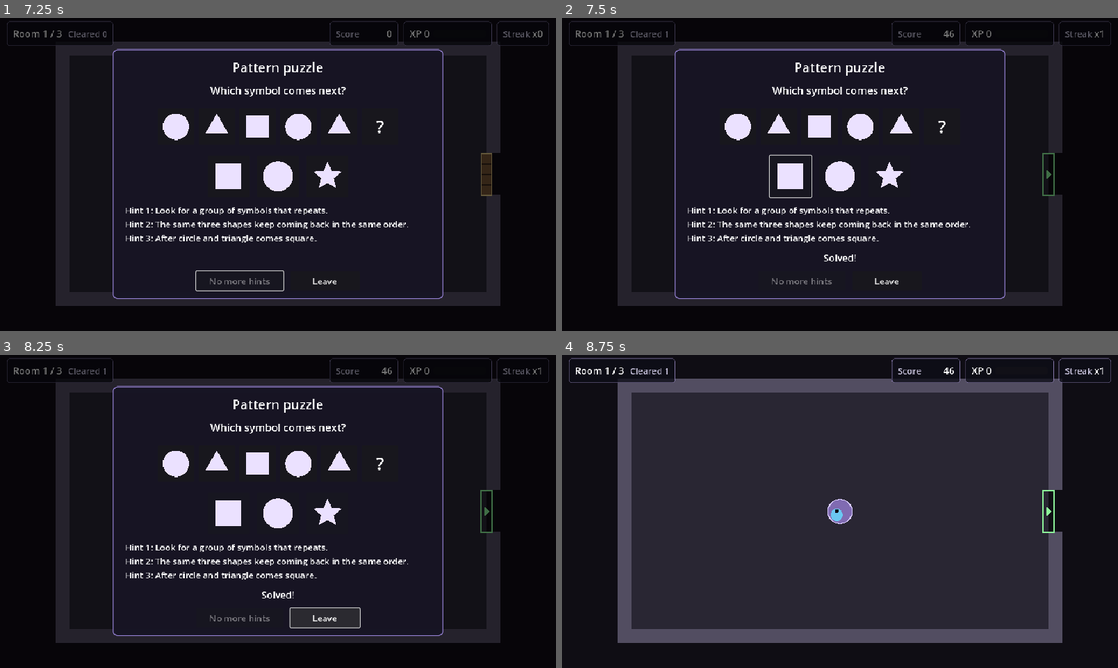
Above: before the commit, frames 1-4 (two rows, left to right).
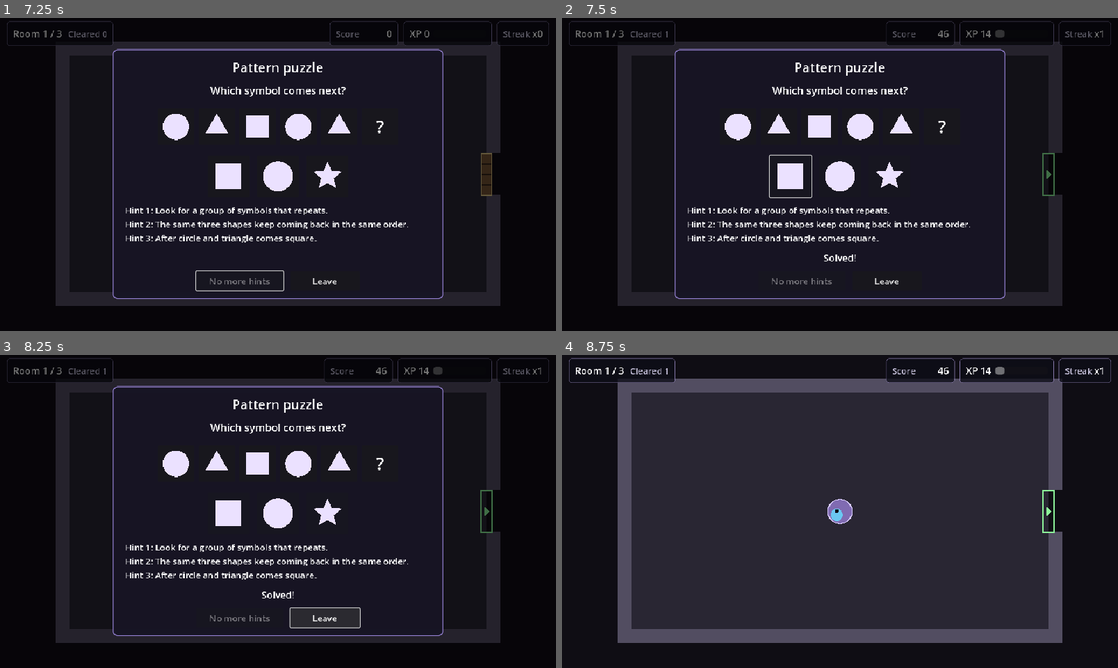
Above: after the commit, the same moments.

Repository: M-Mashreghi/MindForge
Game: Godot game, scene res://game/scenes/main/main.tscn
Same seed, same stepped clock (60 frames per second), same inputs: the game is played once before the commit and once after it.
Inputs (mouse positions are in pixels of both pictures, inside the frame that each line leads up to):
- Up to frame 1 (7.25 s): click "New Run" at 0.5 s; tap Enter at 1.25 s; hold D (move_right) 1.28-2.03 s; hold E (interact) 1.28-2.03 s; hold S (move_down) 2.03-2.78 s; tap E (interact) at 2.1, 3.6 s; hold D (move_right) 2.78-3.53 s; hold E (interact) 2.78-3.53 s; hold W (move_up) 3.53-4.28 s; hold A (move_left) 4.28-5 s; hold E (interact) 4.28-5 s; click "Hint (3 left)" at 5 s; click "Hint (2 left)" at 5.75 s; click "Hint (1 left)" at 6.5 s
- Up to frame 2 (7.5 s): click (789, 177) at 7.27 s
- Up to frame 3 (8.25 s): click "Leave" at 8 s
- Up to frame 4 (8.75 s): no input

Frame 1 is identical in both runs. In frame 2, 0.3% of the frame differs, in the area x 58-80%, y 0-9%; in frame 3, 0.3%; in frame 4, 0.3%.

Commit message:
task(4.3): add XP and profile progression
- XP for solving and trying, nothing for abandoning; capped per puzzle
- lifetime XP, levels, best score and completed runs
- progression is independent of skill ratings
- run XP and level progress shown on the HUD

Co-Authored-By: Claude Opus 5.5 (1M context) <noreply@anthropic.com>

Diff:
--- a/game/autoload/game_state.gd
+++ b/game/autoload/game_state.gd
@@ -8,6 +8,7 @@
 const MAIN_MENU_SCENE := "res://game/scenes/ui/main_menu.tscn"
 const DUNGEON_SCENE := "res://game/scenes/dungeon/dungeon.tscn"
 const ScoringEngine := preload("res://game/scripts/scoring/scoring_engine.gd")
+const Progression := preload("res://game/scripts/scoring/progression.gd")
 
 var run_active: bool = false
 var run_seed: int = 0
@@ -18,8 +19,9 @@
 var rooms_cleared: int = 0
 var run_length: int = DEFAULT_RUN_LENGTH
 var score: int = 0
+## XP earned in this run (lifetime XP lives in PlayerProfile.progression).
 var xp: int = 0
-## Progress toward the next XP level, 0..1. Written by progression (Task 4.3).
+## Progress through the player's current XP level, 0..1 (for the HUD).
 var xp_progress: float = 0.0
 var streak: int = 0
 ## Player choice from the menu: run warm-up (calibration) rooms for a new
@@ -58,6 +60,7 @@
 	run_seed = seed_value
 	run_length = maxi(1, length)
 	rng.seed = seed_value
+	xp_progress = PlayerProfile.progression.level_progress()
 	EventBus.run_started.emit(run_seed)
 	EventBus.run_state_changed.emit()
 
@@ -69,6 +72,7 @@
 	var summary := snapshot()
 	summary["reason"] = reason
 	run_active = false
+	PlayerProfile.progression.record_run(score, reason == &"completed")
 	EventBus.run_ended.emit(summary)
 	EventBus.run_state_changed.emit()
 	return summary
@@ -109,6 +113,11 @@
 	last_score = scoring.score(result, {"streak": streak})
 	score += int(last_score["points"])
 	streak = streak + 1 if last_score["correct"] else 0
+	var xp_gain := Progression.xp_for(result, int(last_score["points"]))
+	xp += xp_gain
+	last_score["xp"] = xp_gain
+	last_score["levels_gained"] = PlayerProfile.add_xp(xp_gain, last_score["correct"])
+	xp_progress = PlayerProfile.progression.level_progress()
 	EventBus.run_state_changed.emit()
 	return last_score
 
--- a/game/autoload/player_profile.gd
+++ b/game/autoload/player_profile.gd
@@ -13,6 +13,7 @@
 const CalibrationSession := preload("res://game/scripts/adaptive/calibration_session.gd")
 const AdaptiveScheduler := preload("res://game/scripts/adaptive/adaptive_scheduler.gd")
 const DifficultySelector := preload("res://game/scripts/adaptive/difficulty_selector.gd")
+const Progression := preload("res://game/scripts/scoring/progression.gd")
 const DEBUG_LOG_SETTING := "mindforge/debug/adaptive_log"
 
 const PROFILE_ID := &"local"
@@ -20,6 +21,8 @@
 
 var config: RefCounted = AdaptiveConfig.new()
 var skills: RefCounted = SkillProfile.new(config)
+## Lifetime XP / level / best score: separate from skill ratings.
+var progression: RefCounted = Progression.new()
 var model: RefCounted = SkillModel.new(config)
 var predictor: RefCounted = SuccessPredictor.new(config)
 ## Run-level failure-recovery state (reset when a run starts).
@@ -48,6 +51,7 @@
 
 func reset() -> void:
 	skills.reset()
+	progression.reset()
 	history.clear()
 	last_prediction = {}
 	recovery.reset()
@@ -55,6 +59,13 @@
 	solved_mechanics.clear()
 	_reset_run_state()
 	EventBus.profile_changed.emit(PROFILE_ID)
+
+
+## Adds XP to lifetime progression. Returns levels gained.
+func add_xp(amount: int, solved: bool = false) -> int:
+	var gained: int = progression.add_xp(amount, solved)
+	EventBus.profile_changed.emit(PROFILE_ID)
+	return gained
 
 
 ## Predicted success for `puzzle` with the current profile; remembered as
--- /dev/null
+++ b/game/scripts/scoring/progression.gd
@@ -0,0 +1,86 @@
+extends RefCounted
+## Lifetime XP and profile progression. XP rewards effort and completion; it
+## is NOT a measure of cognitive skill: it never reads or changes skill
+## ratings, and a level only means "has played and progressed".
+##
+## XP per puzzle: solved 10 + points/10 (max 40), attempted but not solved 3,
+## abandoned 0. Level n needs 100 + 50 x (n - 1) XP to reach level n + 1.
+
+const PROGRESSION_VERSION := 1
+const SOLVED_BASE_XP := 10
+const SOLVED_MAX_XP := 40
+const ATTEMPT_XP := 3
+const LEVEL_BASE_XP := 100
+const LEVEL_STEP_XP := 50
+
+var lifetime_xp: int = 0
+var best_score: int = 0
+var runs_completed: int = 0
+var puzzles_solved: int = 0
+
+
+static func xp_for(result: Dictionary, points: int) -> int:
+	if bool(result.get("abandoned", false)):
+		return 0
+	if bool(result.get("correct", false)):
+		return mini(SOLVED_BASE_XP + maxi(0, points) / 10, SOLVED_MAX_XP)
+	return ATTEMPT_XP
+
+
+static func xp_to_next(level: int) -> int:
+	return LEVEL_BASE_XP + LEVEL_STEP_XP * (maxi(1, level) - 1)
+
+
+## Level (starting at 1) reached with `xp` total.
+static func level_for(xp: int) -> int:
+	var level := 1
+	var remaining := maxi(0, xp)
+	while remaining >= xp_to_next(level):
+		remaining -= xp_to_next(level)
+		level += 1
+	return level
+
+
+func level() -> int:
+	return level_for(lifetime_xp)
+
+
+## Progress through the current level, 0..1.
+func level_progress() -> float:
+	var remaining := lifetime_xp
+	var lvl := 1
+	while remaining >= xp_to_next(lvl):
+		remaining -= xp_to_next(lvl)
+		lvl += 1
+	return float(remaining) / float(xp_to_next(lvl))
+
+
+## Adds XP; returns how many levels were gained.
+func add_xp(amount: int, solved: bool = false) -> int:
+	var before := level()
+	lifetime_xp += maxi(0, amount)
+	if solved:
+		puzzles_solved += 1
+	return level() - before
+
+
+func record_run(score: int, completed: bool) -> void:
+	best_score = maxi(best_score, score)
+	if completed:
+		runs_completed += 1
+
+
+func to_dict() -> Dictionary:
+	return {"version": PROGRESSION_VERSION, "lifetime_xp": lifetime_xp, "best_score": best_score,
+		"runs_completed": runs_completed, "puzzles_solved": puzzles_solved}
+
+
+func load_dict(data: Dictionary) -> void:
+	lifetime_xp = maxi(0, int(data.get("lifetime_xp", 0)))
+	best_score = maxi(0, int(data.get("best_score", 0)))
+	runs_completed = maxi(0, int(data.get("runs_completed", 0)))
+	puzzles_solved = maxi(0, int(data.get("puzzles_solved", 0)))
+
+
+func reset() -> void:
+	load_dict({})
--- /dev/null
+++ b/tests/unit/test_progression.gd
@@ -0,0 +1,67 @@
+extends "res://tests/test_case.gd"
+
+const Progression := preload("res://game/scripts/scoring/progression.gd")
+
+
+func test_xp_rewards_effort_not_skill() -> void:
+	check_eq(Progression.xp_for({"correct": true}, 100), 20, "solved: 10 + points/10")
+	check_eq(Progression.xp_for({"correct": true}, 9999), 40, "solved XP capped")
+	check_eq(Progression.xp_for({"correct": false}, 0), 3, "attempt still earns a little")
+	check_eq(Progression.xp_for({"correct": false, "abandoned": true}, 0), 0, "abandoned earns nothing")
+
+
+func test_level_curve() -> void:
+	check_eq(Progression.level_for(0), 1, "start at level 1")
+	check_eq(Progression.level_for(99), 1, "just below level 2")
+	check_eq(Progression.level_for(100), 2, "level 2 at 100")
+	check_eq(Progression.level_for(250), 3, "level 3 at 100 + 150")
+	var p := Progression.new()
+	p.add_xp(175)
+	check(is_equal_approx(p.level_progress(), 0.5), "halfway through level 2")
+
+
+func test_add_xp_reports_levels_and_never_negative() -> void:
+	var p := Progression.new()
+	check_eq(p.add_xp(260), 2, "two levels gained")
+	p.add_xp(-500)
+	check_eq(p.lifetime_xp, 260, "negative XP ignored")
+
+
+func test_round_trip_and_bounds() -> void:
+	var p := Progression.new()
+	p.add_xp(120, true)
+	p.record_run(900, true)
+	p.record_run(400, false)
+	var q := Progression.new()
+	q.load_dict(p.to_dict())
+	check_eq(q.to_dict(), p.to_dict(), "round trip")
+	check_eq(q.best_score, 900, "best score kept")
+	check_eq(q.runs_completed, 1, "only completed runs counted")
+	q.load_dict({"lifetime_xp": -9, "best_score": -1})
+	check_eq(q.lifetime_xp, 0, "clamped on load")
+
+
+func test_level_is_independent_of_skill() -> void:
+	var profile: Node = tree.root.get_node("PlayerProfile")
+	var before: Dictionary = profile.skills.to_dict()
+	profile.add_xp(5000)
+	check_eq(profile.skills.to_dict(), before, "XP does not change skill")
+	check(profile.progression.level() > 5, "level rose")
+	var source: String = (load("res://game/scripts/scoring/progression.gd") as GDScript).source_code
+	check(not "PlayerProfile" in source and not "SkillProfile" in source and not "skill_model" in source,
+		"progression has no skill dependency")
+
+
+func test_run_results_award_xp_and_update_hud_progress() -> void:
+	var gs: Node = tree.root.get_node("GameState")
+	var profile: Node = tree.root.get_node("PlayerProfile")
+	gs.start_run(1)
+	var result := {"puzzle_id": &"p", "correct": true, "attempts": 1, "hint_cost": 0.0,
+		"response_ms": 30000, "target_difficulty": 500.0, "calibrated_difficulty": null, "time_band_seconds": [10, 40]}
+	tree.root.get_node("EventBus").puzzle_resolved.emit(&"r", &"p", result)
+	check_eq(gs.xp, 20, "run XP")
+	check_eq(profile.progression.lifetime_xp, 20, "lifetime XP")
+	check(is_equal_approx(gs.xp_progress, 0.2), "HUD level progress")
+	gs.end_run(&"completed")
+	check_eq(profile.progression.best_score, gs.score, "best score recorded")
+	check_eq(profile.progression.runs_completed, 1, "completed run counted")
Not shown, added: game/scripts/scoring/progression.gd.uid
Not shown, added: tests/unit/test_progression.gd.uid
Not shown, changed: docs/PROJECT_PHASES_AND_TASKS.md
Not shown, changed: docs/TASKS.md
